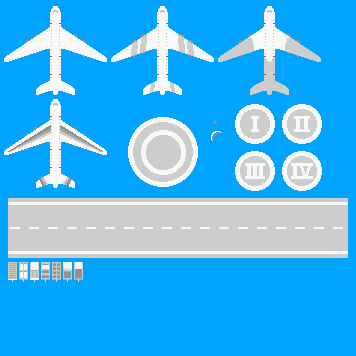
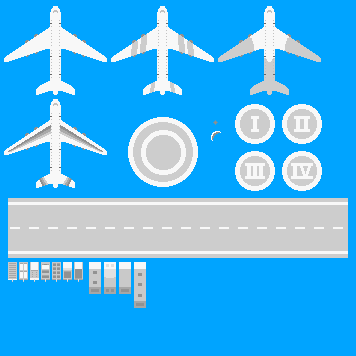
Before/after of a 356×356 layered artwork. What changed in the layer stack:
added group "Busses" with 4 layers above "Layer 3" over [89, 262, 146, 308]
added layer "Bus 4" in group "Busses" over [134, 262, 146, 308]
added layer "Bus 3" in group "Busses" over [119, 262, 131, 294]
added layer "Bus 2" in group "Busses" over [104, 262, 116, 294]
added layer "Bus 1" in group "Busses" over [89, 262, 101, 294]
